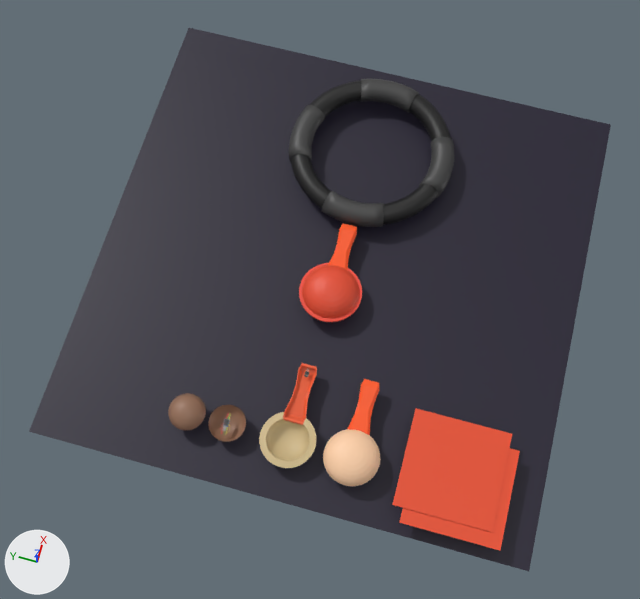
The Blender file 硬體裝置模擬圖.blend: old version first, new version second.
Before and after are seen from a 50 mm camera at (-15.4, -4.9, 53.9) aimed at (4.7, 0.6, -0.9). Lighting does not change. The marker at lower left points along +X, +Y and +Z.

Before the edit, the objects in view are built like this:
```python
ob_beziercircle = bpy.data.objects.new('BezierCircle', me_beziercircle)
ob_beziercircle.location = (15.89, 0.0, 0.0)
ob_beziercircle.scale = (4.94, 4.94, 4.94)
ob_beziercircle_001 = bpy.data.objects.new('BezierCircle.001', me_beziercircle_001)
ob_beziercircle_001.location = (15.89, 0.0, 0.0)
ob_beziercircle_001.scale = (4.94, 4.94, 4.94)
ob_beziercircle_002 = bpy.data.objects.new('BezierCircle.002', me_mesh)
ob_beziercircle_002.location = (5.01, 0.0, 0.0)
ob_beziercircle_002.scale = (2.05, 2.05, 1.1)
ob_cube_016 = bpy.data.objects.new('Cube.016', me_cube_005)
ob_cube_016.location = (8.07, 0.0, -0.16)
ob_cube_016.scale = (1.89, 0.647, 0.647)
ob_cube_017 = bpy.data.objects.new('Cube.017', me_cube_006)
ob_cube_017.location = (8.07, 0.0, 0.0)
ob_cube_017.scale = (1.89, 0.647, 0.647)
ob_sphere_002 = bpy.data.objects.new('Sphere.002', me_sphere_002)
ob_sphere_002.location = (-5.01, 3.88, 0.0)
ob_sphere_002.scale = (1.16, 1.16, 0.924)
ob_sphere_006 = bpy.data.objects.new('Sphere.006', me_sphere_006)
ob_sphere_006.location = (5.03, 0.0, -0.16)
ob_sphere_006.scale = (1.75, 1.75, 1.19)
# also in view: 'Sphere.003' at (-5.0, 6.5, 0.5); 'Cube' at (-2.0, -4.0, 0.0); 'Plane' at (-5.0, -10.8, 0.1); 'Plane.001' at (7.3, 0.0, -1.2); 'Cube.001' at (-2.0, 0.0, -0.2)
```
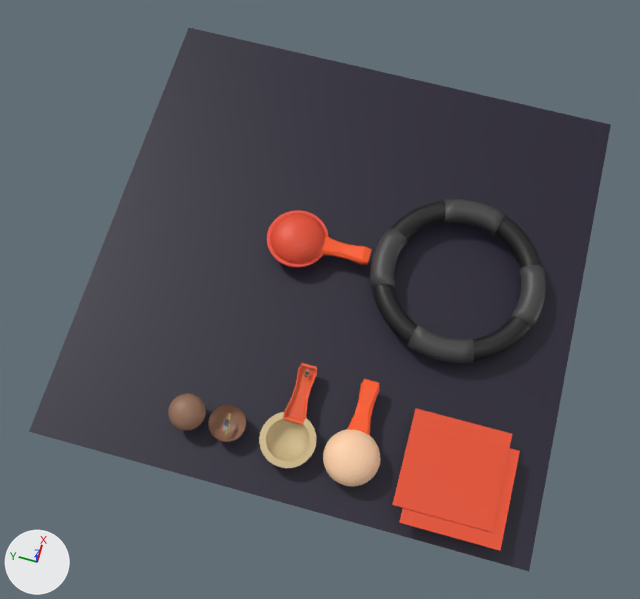
Changed parts and their boxes [x1, y1, x2, y2] in the pictures (640 x 599 px):
```json
{"object": "BezierCircle.001", "change": "moved", "before": [289, 79, 454, 227], "after": [370, 199, 546, 363]}
{"object": "BezierCircle", "change": "moved", "before": [291, 81, 451, 225], "after": [372, 201, 542, 361]}
{"object": "Sphere.006", "change": "moved", "before": [302, 265, 359, 318], "after": [270, 213, 326, 264]}
{"object": "Cube.016", "change": "moved, turned", "before": [328, 223, 357, 270], "after": [320, 236, 372, 264]}
{"object": "BezierCircle.002", "change": "moved", "before": [299, 263, 362, 322], "after": [267, 210, 328, 268]}
{"object": "Cube.017", "change": "moved, turned", "after": [323, 250, 372, 265], "on screen": "not visible before"}
```

Edits to the scene script, one JSON object a line:
```json
{"op": "set", "path": "ob_beziercircle_002.location", "old": "(5.01, 0.0, 0.0)", "new": "(8.12, 3.11, 0.0)"}
{"op": "set", "path": "ob_cube_016.location", "old": "(8.07, 0.0, -0.16)", "new": "(8.12, 0.05, -0.16)"}
{"op": "set", "path": "ob_cube_016.rotation_euler", "old": "(0.0, 0.0, 0.0)", "new": "(0.0, 0.0, -1.571)", "note": "degrees (0, 0, 0) -> degrees (0, 0, -90)"}
{"op": "set", "path": "ob_cube_017.location", "old": "(8.07, 0.0, 0.0)", "new": "(8.12, 0.05, 0.0)"}
{"op": "set", "path": "ob_cube_017.rotation_euler", "old": "(0.0, 0.0, 0.0)", "new": "(0.0, 0.0, -1.571)", "note": "degrees (0, 0, 0) -> degrees (0, 0, -90)"}
{"op": "set", "path": "ob_sphere_006.location", "old": "(5.03, 0.0, -0.16)", "new": "(8.12, 3.08, -0.16)"}
{"op": "set", "path": "ob_beziercircle.location", "old": "(15.89, 0.0, 0.0)", "new": "(8.12, -7.77, 0.0)"}
{"op": "set", "path": "ob_beziercircle_001.location", "old": "(15.89, 0.0, 0.0)", "new": "(8.12, -7.77, 0.0)"}
```
